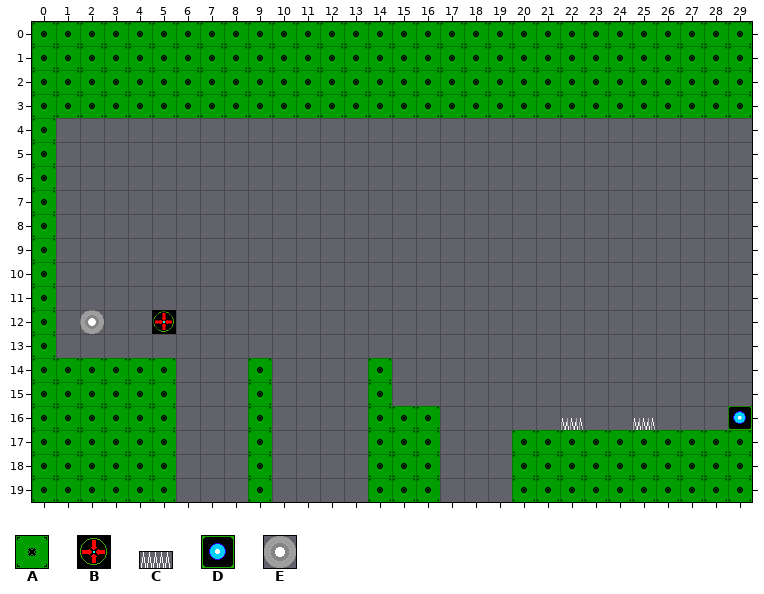
Two versions of a level (Tiled map, tiled/maps/level1.tmx). The picture above is the old version.
Cells are 32x32 px. Shown: x 0..29, y 0..19.
Key: from "Saw": A 0 "Tile", B 1 "Spawnpoint", C 3 "Spike", D 4 "Goal", E 5 "Saw".
_ is an empty cell.
Objects are placed by their top-left corner, in cells (3,4 is the top-left corner of cell 3,4); size is 1x1 cell unless given.
Layer "Layout" before, first column x 0:
 0 AAAAAAAAAAAAAAAAAAAAAAAAAAAAAA
 1 AAAAAAAAAAAAAAAAAAAAAAAAAAAAAA
 2 AAAAAAAAAAAAAAAAAAAAAAAAAAAAAA
 3 AAAAAAAAAAAAAAAAAAAAAAAAAAAAAA
 4 A_____________________________
 5 A_____________________________
 6 A_____________________________
 7 A_____________________________
 8 A_____________________________
 9 A_____________________________
10 A_____________________________
11 A_____________________________
12 A_____________________________
13 A_____________________________
14 AAAAAA___A____A_______________
15 AAAAAA___A____A_______________
16 AAAAAA___A____AAA_____________
17 AAAAAA___A____AAA___AAAAAAAAAA
18 AAAAAA___A____AAA___AAAAAAAAAA
19 AAAAAA___A____AAA___AAAAAAAAAA
Objects on layer "Objects" before:
B "Spawnpoint" at 5,12
E "Saw" at 2,12
C "InviSpike" at 25,16.5 size 1x0.5
C "Spike" at 22,16.5 size 1x0.5
D "FakeGoal" at 29,16
The same view after the edit:
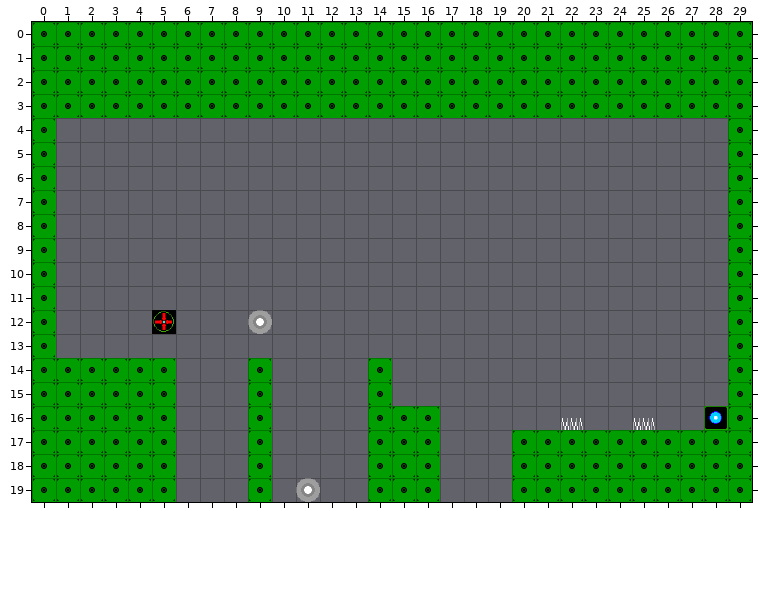
The author wrote: Added moving saws
Difference:
Layer "Layout":
y 4..16: x 29 _ -> A
Layer "Objects":
changed: D "FakeGoal" at 29,16 -> D "FakeGoal" at 28,16
added: E "MoverSaw" at 9,12
added: E "MoverSaw" at 11,19
removed: E "Saw" at 2,12
Boxes around the changes in both pictures, in picture pixels (x1, y1, x2, y2):
changed: (704, 118, 752, 430)
removed: (80, 310, 104, 334)
added: (248, 310, 272, 334)
added: (296, 478, 320, 502)
